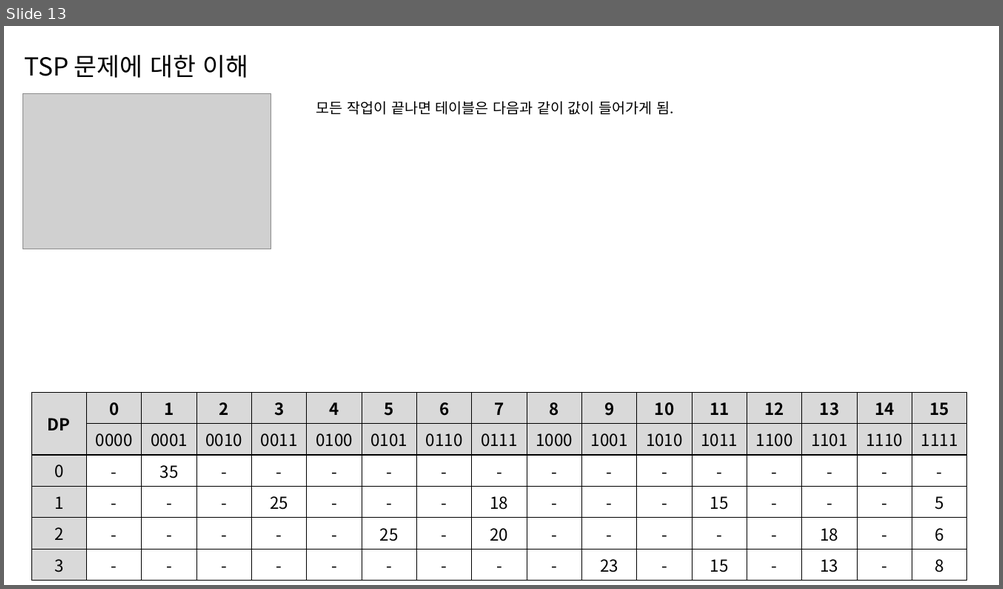
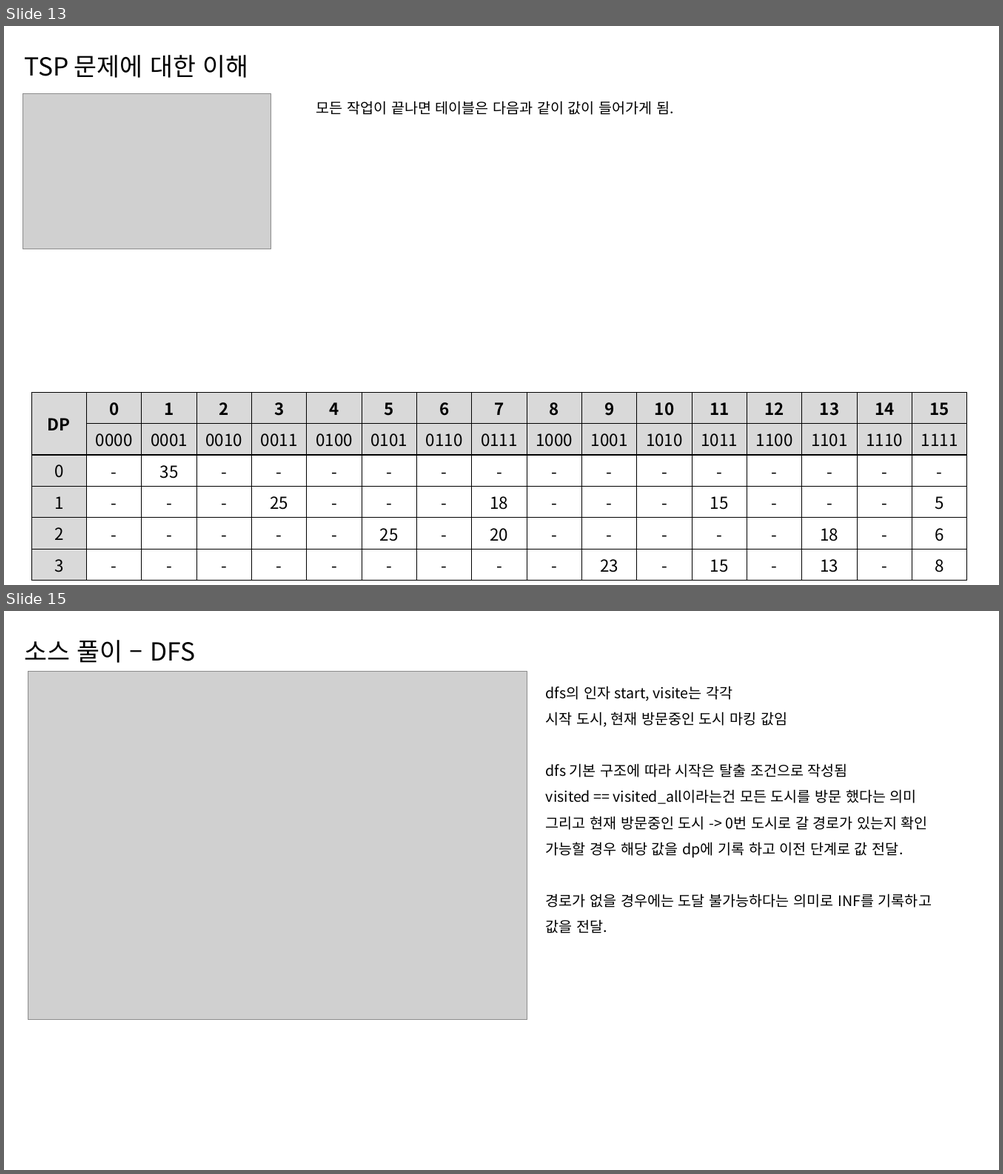
Before and after one commit to DMJester/PrivateStudy, a slide deck: DynamicProgramming/2098/백준 - 2098 ( TSP ).pptx. Shown one above the other, each under a label of ours: slide 13 before the commit, slides 13 and 15 after it; the slides between them are not shown. The pictures are 1003x589 and 1003x1174 pixels, drawn with LibreOffice and Linux fonts; fonts in the diff are those of the drawing; grey boxes stand for pictures. Boxes give left, top, right and bottom in pixels: in the first picture for what was removed or moved away, otherwise in the second. Text is boxed around its words. In the diff, an @@ line names an element or a change of style, - is before the commit and + after.

Commit message:
백준 2098 외판원 순회 문제 소스 추가

```diff
--- a/DynamicProgramming/2098/백준 - 2098 ( TSP ).pptx
+++ b/DynamicProgramming/2098/백준 - 2098 ( TSP ).pptx
@@ slide 15 added at box(4, 611, 999, 1170), background #FFFFFF @@
@@ subtitle added at box(25, 640, 195, 663), 24 pt, text #000000 @@
+소스 풀이 – DFS
@@ picture added at box(28, 672, 527, 1021) @@
@@ text added at box(546, 686, 931, 934), 14 pt, text #000000 @@
+dfs의 인자 start, visite는 각각
+시작 도시, 현재 방문중인 도시 마킹 값임
+dfs 기본 구조에 따라 시작은 탈출 조건으로 작성됨
+visited == visited_all이라는건 모든 도시를 방문 했다는 의미
+그리고 현재 방문중인 도시 -> 0번 도시로 갈 경로가 있는지 확인
+가능할 경우 해당 값을 dp에 기록 하고 이전 단계로 값 전달.
+경로가 없을 경우에는 도달 불가능하다는 의미로 INF를 기록하고
+값을 전달.
```
Also in this commit, not shown: 4 other slides added, 1 other file.
